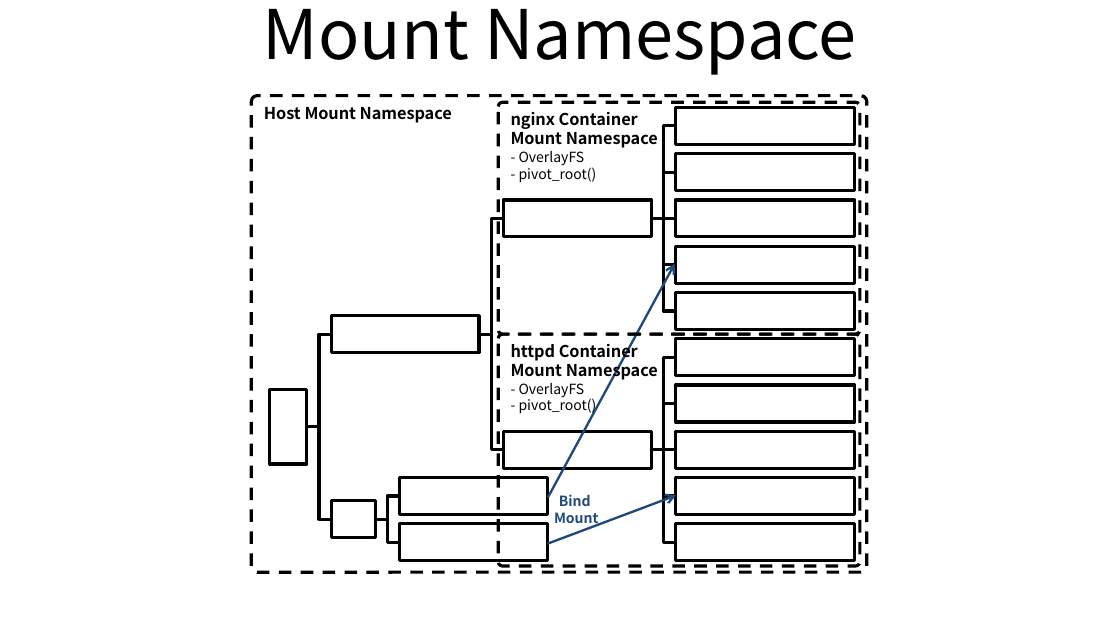
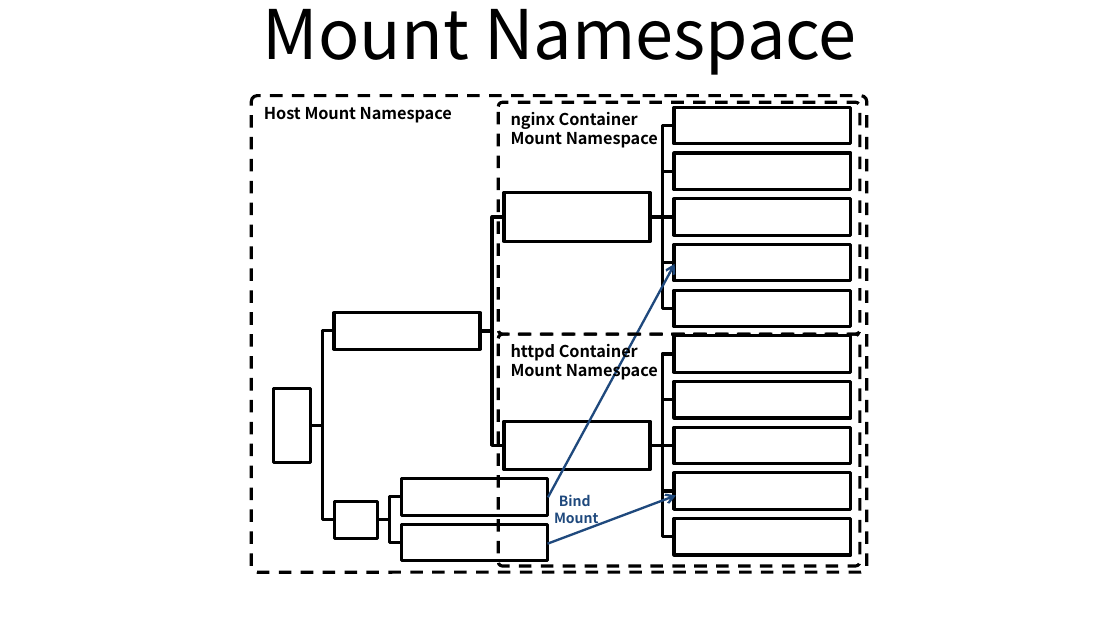
Before and after one commit to ssup2/blog-old, a slide deck: slide 1 of images/onebyone_container/Mount_Namespace/Mount_Namespace.pptx. Drawn at 1120x630 pixels with LibreOffice and Linux fonts; fonts in the diff are those of the drawing. Boxes give left, top, right and bottom in pixels: in the first picture for what was removed or moved away, otherwise in the second. Text is boxed around its words. In the diff, an @@ line names an element or a change of style, - is before the commit and + after.

```diff
--- a/images/onebyone_container/Mount_Namespace/Mount_Namespace.pptx
+++ b/images/onebyone_container/Mount_Namespace/Mount_Namespace.pptx
@@ text in rounded rectangle at box(519, 151, 597, 183): paragraphs removed @@
-- OverlayFS
-- pivot_root()
@@ rectangle: place and size @@
-rectangle at box(503, 200, 651, 237)
+rectangle at box(504, 193, 650, 242)
@@ 6 rectangles, 2 texts: place and size @@
-6 rectangles, 2 texts at box(401, 108, 855, 550)
+6 rectangles, 2 texts at box(431, 108, 851, 554)
@@ text removed at box(270, 389, 307, 464) @@
-/
@@ rectangle: place and size @@
-rectangle at box(270, 389, 307, 464)
+rectangle at box(274, 389, 311, 463)
@@ text in rounded rectangle at box(519, 383, 597, 415): paragraphs removed @@
-- OverlayFS
-- pivot_root()
@@ text "httpd_container_id/": place and size @@
-text "httpd_container_id/" at box(518, 440, 636, 457)
+text "httpd_container_id/" at box(518, 427, 636, 462)
@@ rectangle: place and size @@
-rectangle at box(503, 431, 651, 468)
+rectangle at box(504, 421, 650, 469)
@@ 5 rectangles, 4 freeform shapes, 1 text: place and size @@
-5 rectangles, 4 freeform shapes, 1 text at box(332, 316, 855, 561)
+5 rectangles, 4 freeform shapes, 1 text at box(334, 312, 851, 556)
@@ outline redrawn in 12 elements at box(650, 125, 673, 217), box(480, 217, 504, 332), box(650, 217, 673, 263), box(650, 171, 673, 217), box(310, 426, 334, 520), box(650, 217, 673, 309), box(480, 332, 504, 446), box(310, 332, 334, 426), box(650, 212, 673, 223), box(650, 400, 673, 446), box(377, 520, 401, 542), box(377, 497, 401, 520) @@
```
Also in this commit, not shown: 5 other files.
